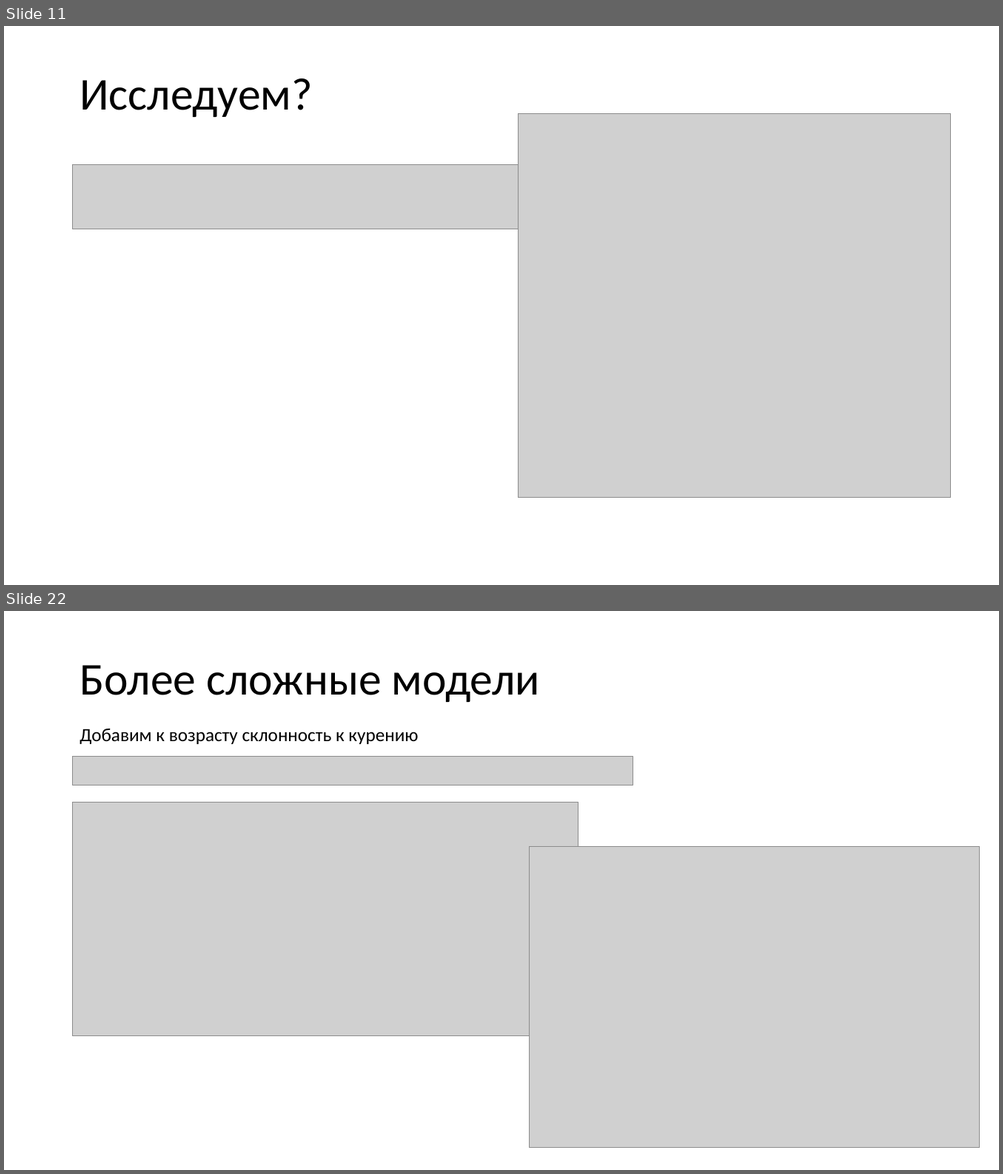
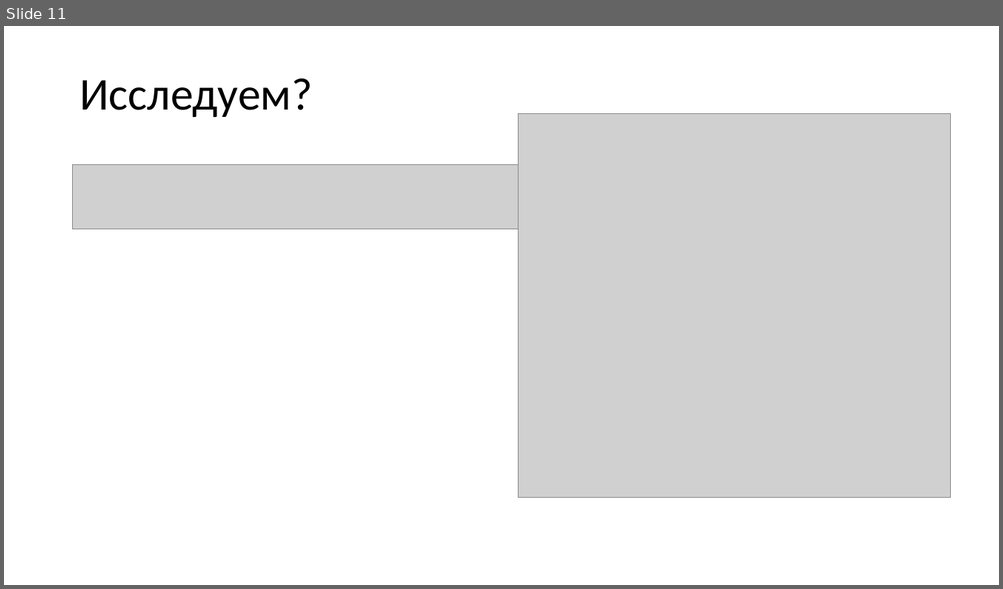
Before and after one commit to imhouston/MD-DA-2017, a slide deck: 5.1 Анализ данных. Многомерье. Начало.pptx. Shown one above the other, each under a label of ours: slides 11 and 22 before the commit, slide 11 after it; the slides between them are not shown. The pictures are 1003x1174 and 1003x589 pixels, drawn with LibreOffice and Linux fonts; fonts in the diff are those of the drawing; grey boxes stand for pictures. Boxes give left, top, right and bottom in pixels: in the first picture for what was removed or moved away, otherwise in the second. Text is boxed around its words. In the diff, an @@ line names an element or a change of style, - is before the commit and + after.

```diff
--- a/5.1 Анализ данных. Многомерье. Начало.pptx
+++ b/5.1 Анализ данных. Многомерье. Начало.pptx
@@ slide 22 removed at bbox=[4, 611, 999, 1170], background #FFFFFF @@
@@ title removed at bbox=[79, 665, 540, 702] @@
-Более сложные модели
@@ text removed at bbox=[79, 729, 418, 744] @@
-Добавим к возрасту склонность к курению
@@ picture removed at bbox=[73, 757, 633, 786] @@
@@ picture removed at bbox=[73, 803, 578, 1037] @@
@@ picture removed at bbox=[529, 847, 980, 1147] @@
```
Also in this commit, not shown: 3 slides changed, 6 slides added, 17 other slides removed, 2 other files.
